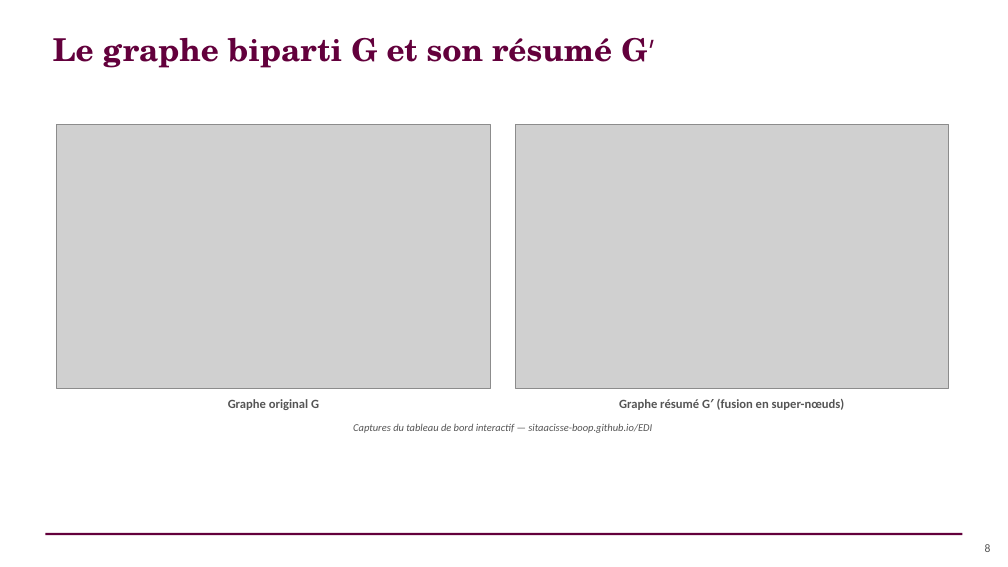
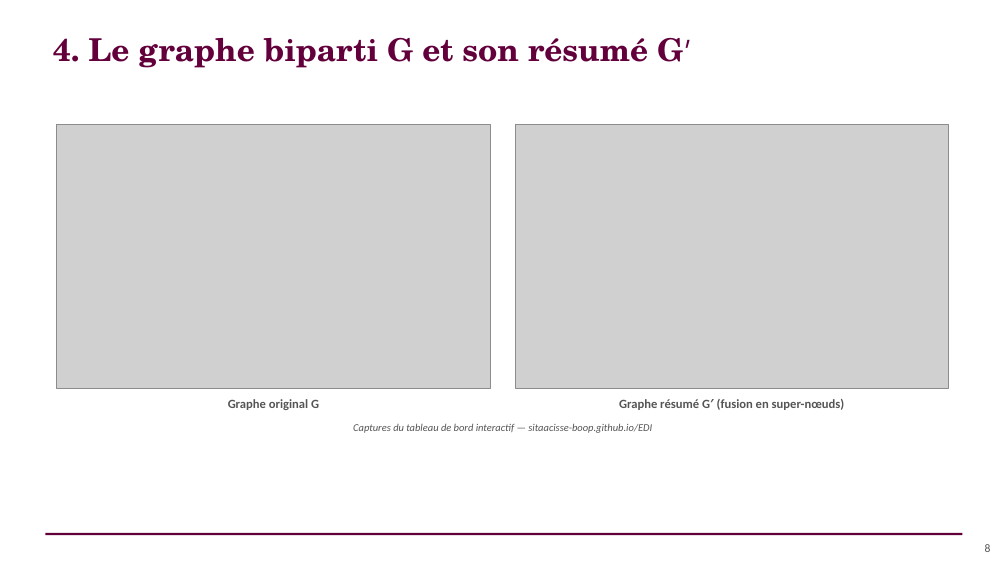
Before and after one commit to sitaacisse-boop/EDI, a slide deck: slide 8 of presentation/AURORA_Soutenance_FR.pptx. Drawn at 1008x567 pixels with LibreOffice and Linux fonts; fonts in the diff are those of the drawing; grey boxes stand for pictures. Boxes give left, top, right and bottom in pixels: in the first picture for what was removed or moved away, otherwise in the second. Text is boxed around its words. In the diff, an @@ line names an element or a change of style, - is before the commit and + after.

```diff
--- a/presentation/AURORA_Soutenance_FR.pptx
+++ b/presentation/AURORA_Soutenance_FR.pptx
@@ text at [53, 37, 691, 68]: text changed @@
-Le graphe biparti G et son résumé G′
+4. Le graphe biparti G et son résumé G′
```
Also in this commit, not shown: 8 other slides changed.
